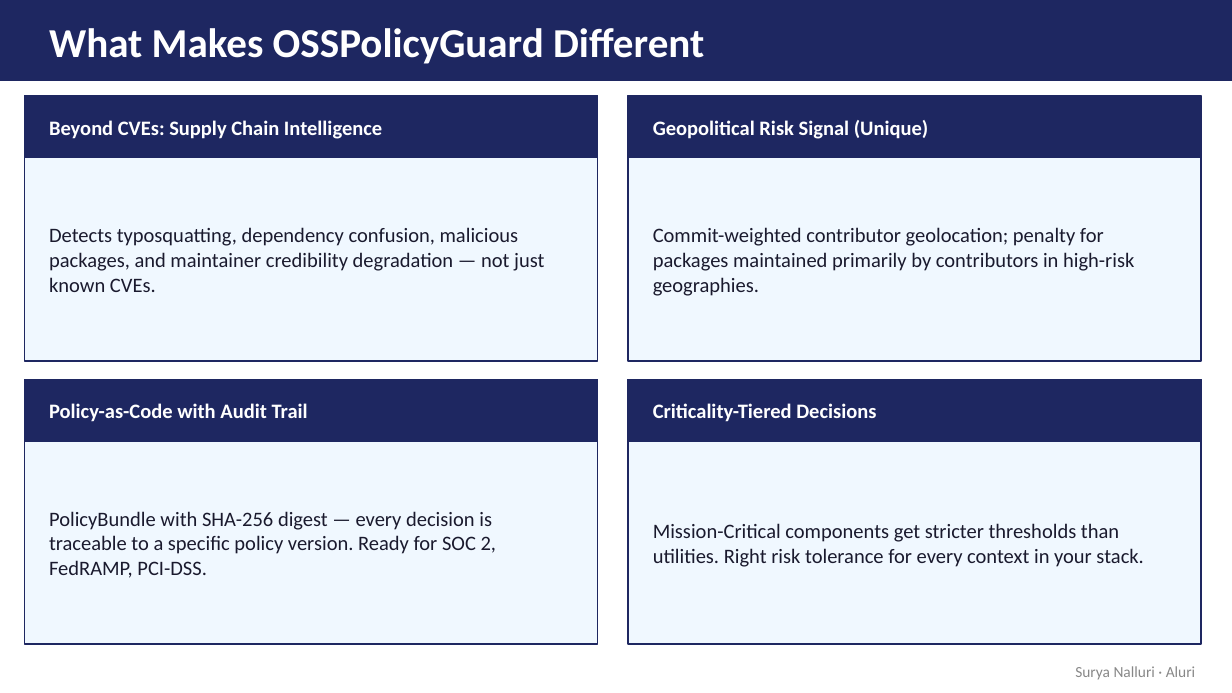
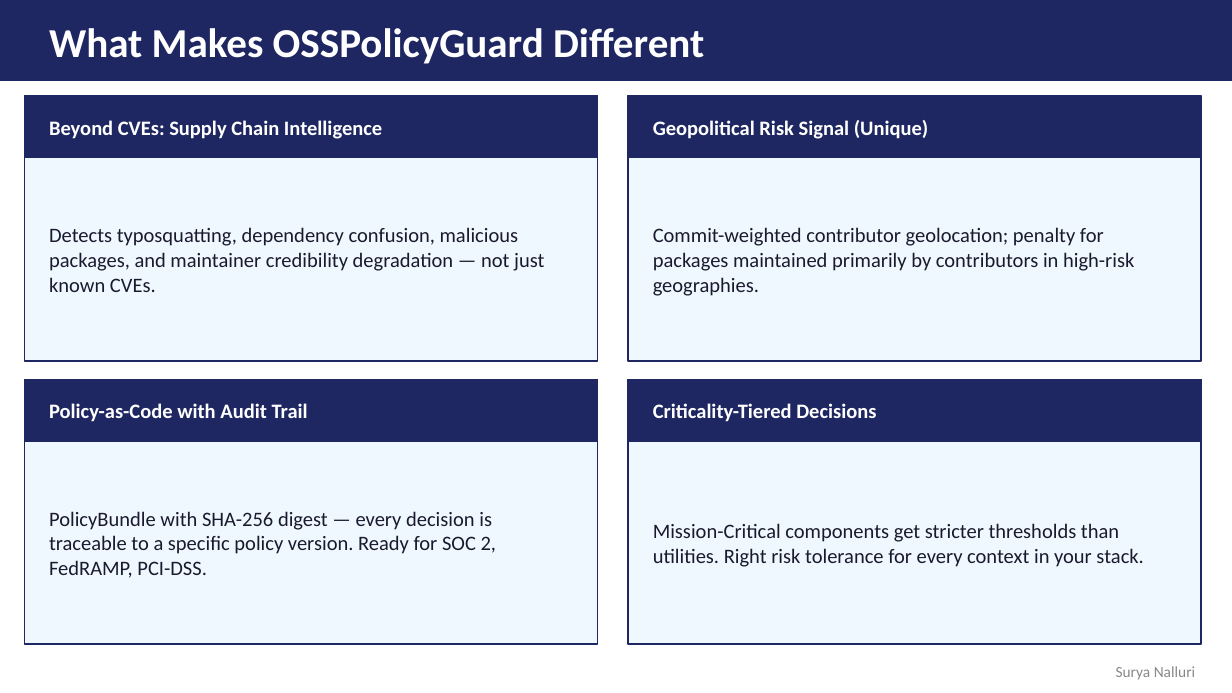
Before and after one commit to nddmars/OSSPolicyGuard, a slide deck: slide 9 of docs/OSSPolicyGuard_Business_Overview.pptx. Drawn at 1232x693 pixels with LibreOffice and Linux fonts; fonts in the diff are those of the drawing. Boxes give left, top, right and bottom in pixels: in the first picture for what was removed or moved away, otherwise in the second. Text is boxed around its words. In the diff, an @@ line names an element or a change of style, - is before the commit and + after.

Commit message:
Fix author name: use 'Surya Nalluri' throughout all three deliverables
Remove '· Aluri' suffix from leadership text in:
- docs/OSSPolicyGuard_Requirements_Tracker.xlsx (1 cell)
- docs/OSSPolicyGuard_Dev_Guide.pptx (13 slide XML files)
- docs/OSSPolicyGuard_Business_Overview.pptx (14 slide XML files)

```diff
--- a/docs/OSSPolicyGuard_Business_Overview.pptx
+++ b/docs/OSSPolicyGuard_Business_Overview.pptx
@@ text at (x1=1116, y1=666, x2=1195, y2=680): text changed @@
-Surya Nalluri · Aluri
+Surya Nalluri
```
Also in this commit, not shown: 13 other slides changed, 2 other files.
